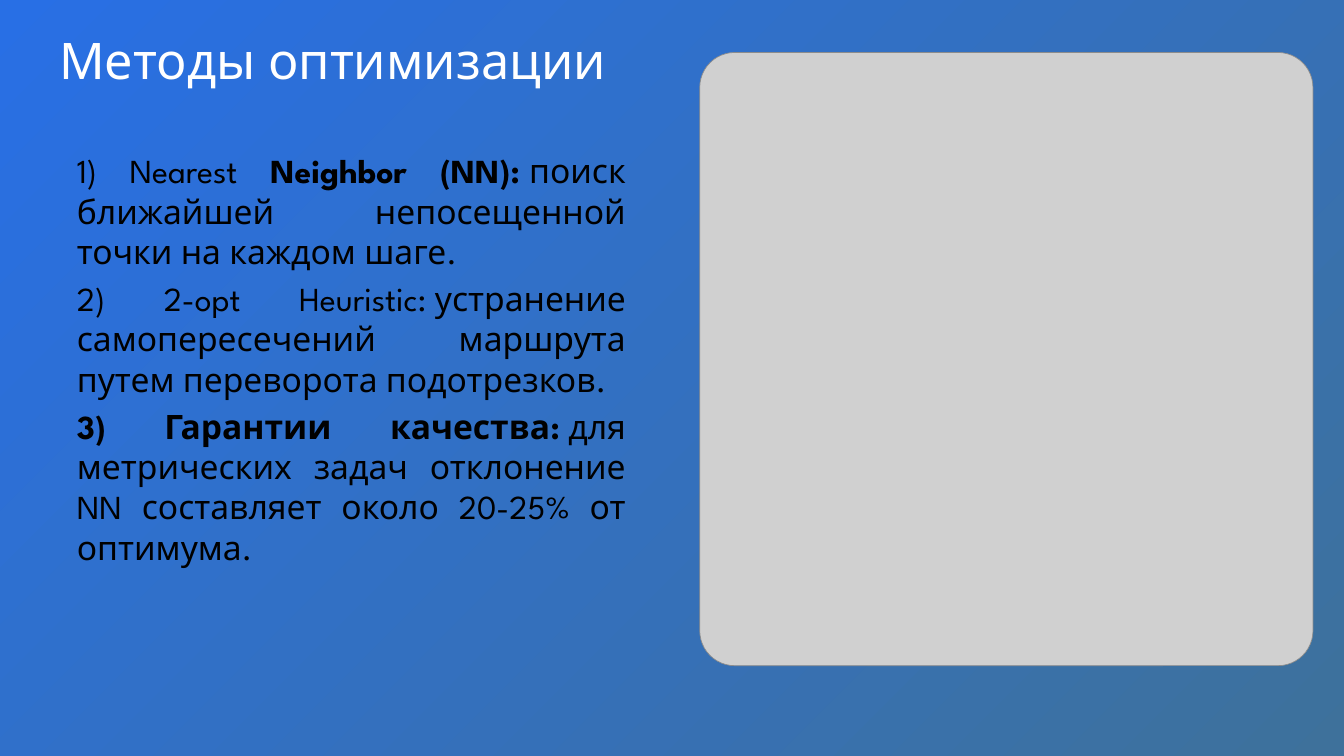
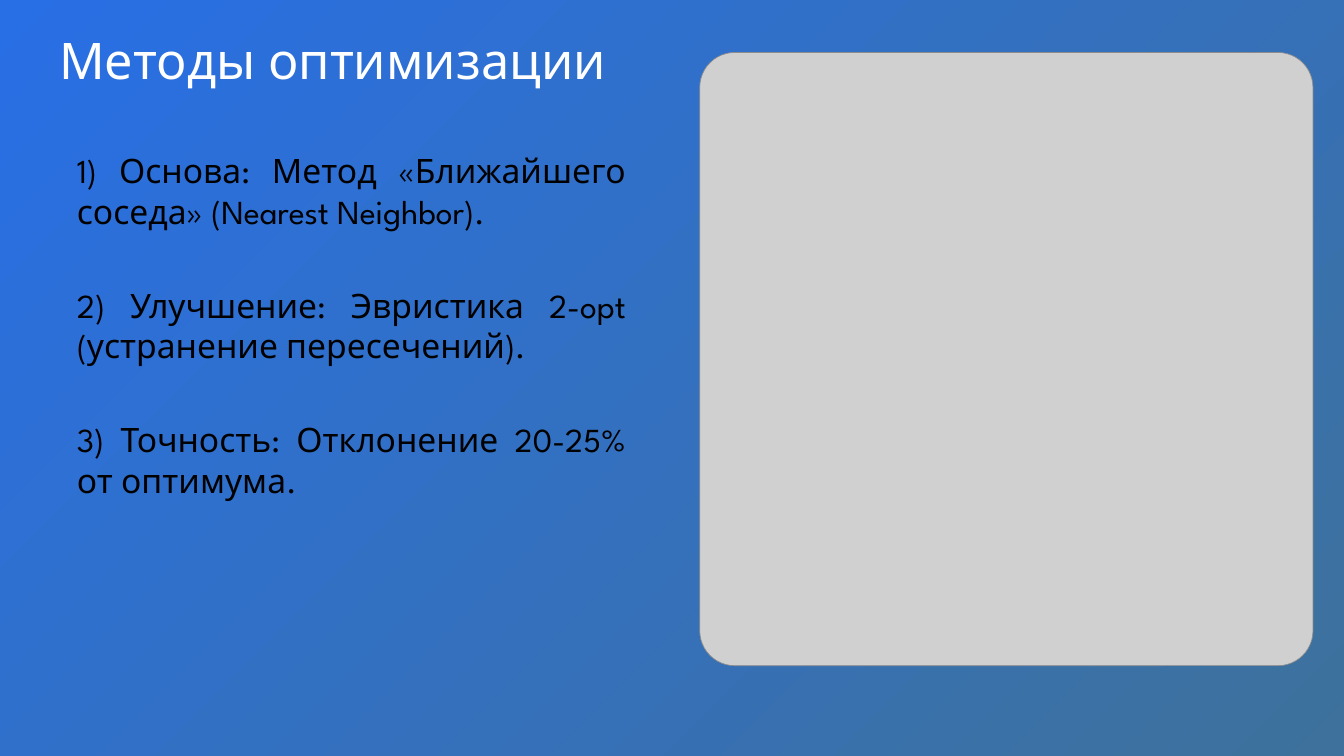
Before and after one commit to darinbtw/Machine_learning_to_optimize_processes_in_logistics, a slide deck: slide 3 of Презентация ДП Подъячев.pptx. Drawn at 1344x756 pixels with LibreOffice and Linux fonts; fonts in the diff are those of the drawing; grey boxes stand for pictures; background and template pictures are left out. Boxes give left, top, right and bottom in pixels: in the first picture for what was removed or moved away, otherwise in the second. Text is boxed around its words. In the diff, an @@ line names an element or a change of style, - is before the commit and + after.

```diff
--- a/Презентация ДП Подъячев.pptx
+++ b/Презентация ДП Подъячев.pptx
@@ text at box(77, 157, 626, 501): text changed @@
-1) Nearest Neighbor (NN): поиск ближайшей непосещенной точки на каждом шаге.
-2) 2-opt Heuristic: устранение самопересечений маршрута путем переворота подотрезков.
-3) Гарантии качества: для метрических задач отклонение NN составляет около 20-25% от оптимума.
+1) Основа: Метод «Ближайшего соседа» (Nearest Neighbor).
+2) Улучшение: Эвристика 2-opt (устранение пересечений).
+3) Точность: Отклонение 20-25% от оптимума.
```
Also in this commit, not shown: 3 other slides changed, 2 slides added, 1 other file.
